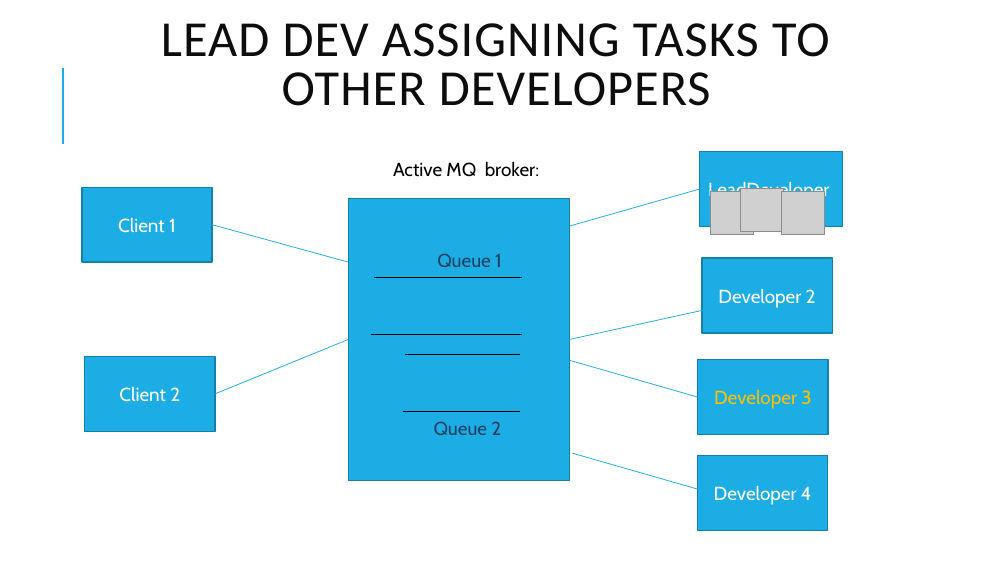
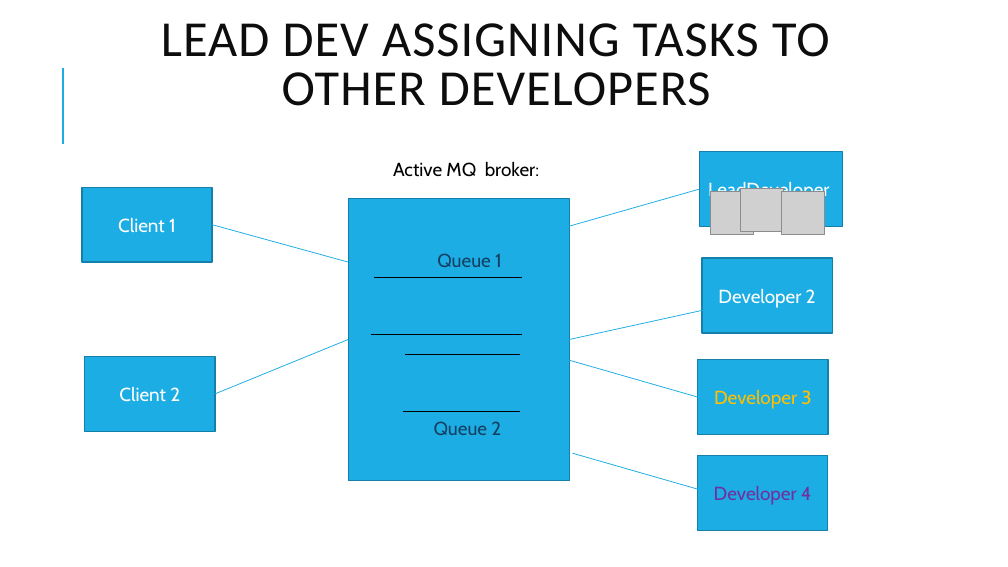
Before and after one commit to ov1n/Active-MQ-presentation, a slide deck: slide 12 of activemq.pptx. Drawn at 1008x567 pixels with LibreOffice and Linux fonts; fonts in the diff are those of the drawing; grey boxes stand for pictures. Boxes give left, top, right and bottom in pixels: in the first picture for what was removed or moved away, otherwise in the second. Text is boxed around its words. In the diff, an @@ line names an element or a change of style, - is before the commit and + after.

```diff
--- a/activemq.pptx
+++ b/activemq.pptx
@@ rectangle "Developer 4" at (698,456,828,531): text colour #FFFFFF to #7030A0 @@
```
Also in this commit, not shown: 1 slide added, 1 other file.
